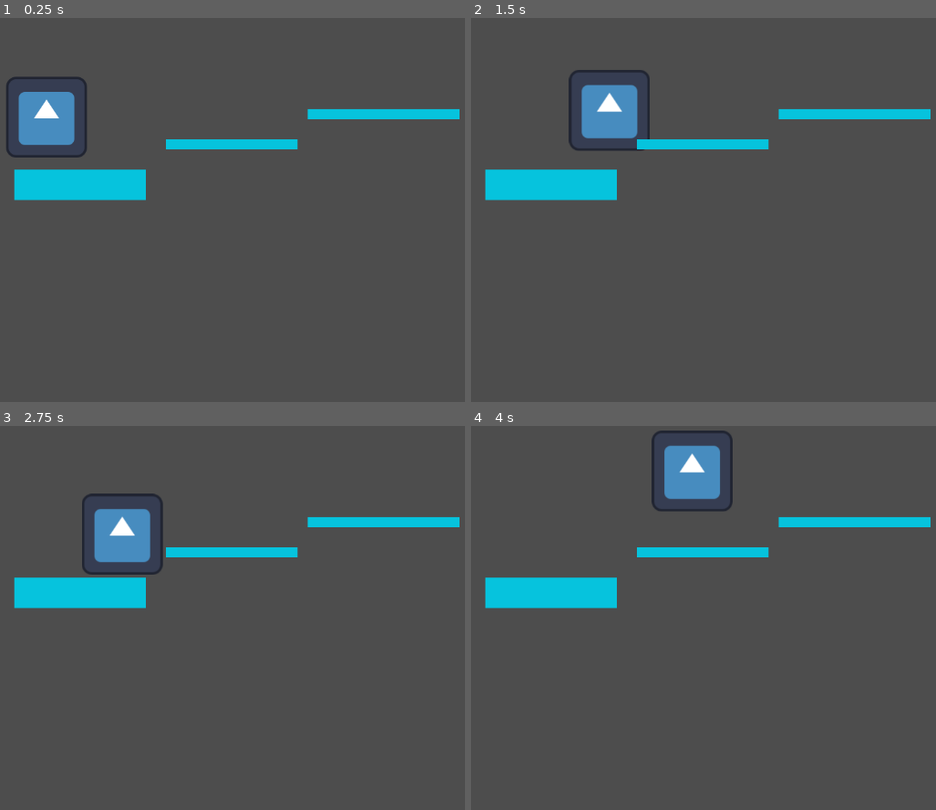
Above: before the commit, frames 1-4 (two rows, left to right).
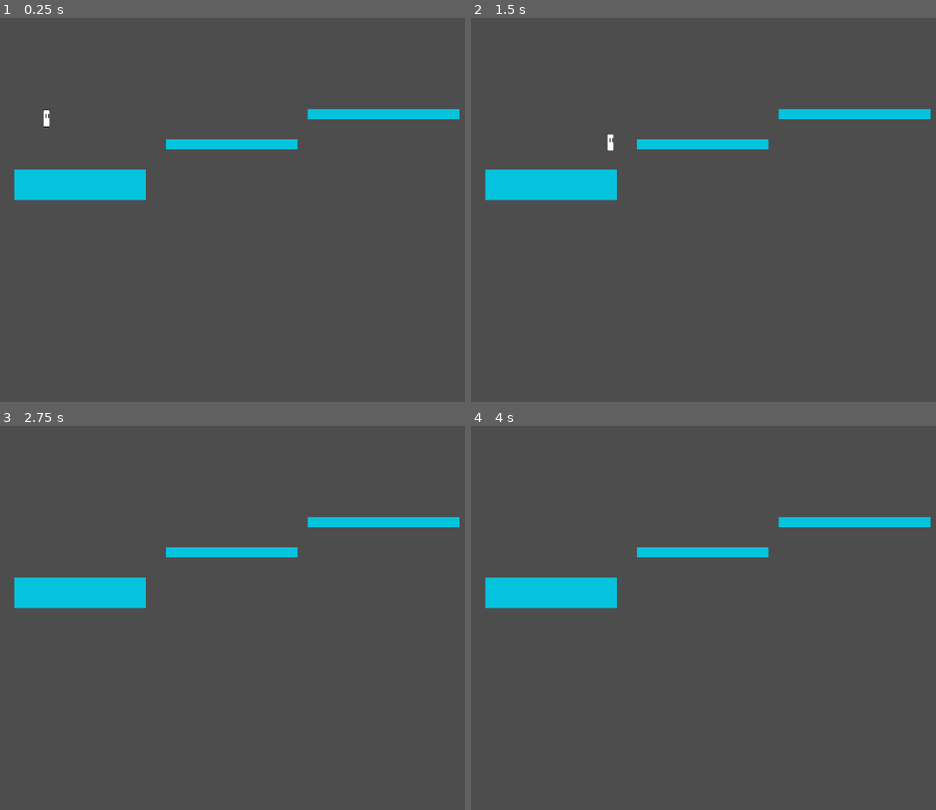
Above: after the commit, the same moments.

Repository: ImOwly/Cleanser
Game: Godot game, scene res://world.tscn
Same seed, same stepped clock (60 frames per second), same inputs: the game is played once before the commit and once after it. The engine's default icon, where the game draws it, is replaced by a stand-in: a white triangle on a blue panel in a dark square.
Inputs:
- Up to frame 1 (0.25 s): no input
- Up to frame 2 (1.5 s): hold D (move_right) from 0.53 s (still down); tap Space (jump) at 0.77 s
- Up to frame 3 (2.75 s): tap Space (jump) at 1.52 s; release D (move_right) at 2.03 s; hold A (move_left) from 2.03 s (still down)
- Up to frame 4 (4 s): release A (move_left) at 2.78 s; hold D (move_right) from 2.78 s (still down); tap Space (jump) at 3.02, 3.77 s

The runs differ from the first frame. In frame 1, 2.1% of the frame differs, in the area x 1-19%, y 15-37%; in frame 2, 2.2%; in frame 3, 2.2%; in frame 4, 2.2%, in the area x 38-57%, y 1-23%.

Commit message:
added player sprite

Diff:
--- a/Player/player.tscn
+++ b/Player/player.tscn
@@ -1,16 +1,32 @@
-[gd_scene load_steps=4 format=3 uid="uid://cfpwerc47e4vt"]
+[gd_scene load_steps=6 format=3 uid="uid://cfpwerc47e4vt"]
 
-[ext_resource type="Texture2D" uid="uid://bpdi7e4egpago" path="res://icon.svg" id="1_ag3sp"]
 [ext_resource type="Script" path="res://Player/player.gd" id="1_e5lsu"]
+[ext_resource type="Texture2D" uid="uid://7qisrnfxhelk" path="res://assets/sprites/player.png" id="2_rau4p"]
 
-[sub_resource type="CircleShape2D" id="CircleShape2D_hyawo"]
-radius = 63.1269
+[sub_resource type="AtlasTexture" id="AtlasTexture_ym83n"]
+atlas = ExtResource("2_rau4p")
+region = Rect2(0, 0, 16, 32)
+
+[sub_resource type="SpriteFrames" id="SpriteFrames_m7u3l"]
+animations = [{
+"frames": [{
+"duration": 1.0,
+"texture": SubResource("AtlasTexture_ym83n")
+}],
+"loop": true,
+"name": &"default",
+"speed": 5.0
+}]
+
+[sub_resource type="RectangleShape2D" id="RectangleShape2D_310nj"]
+size = Vector2(10, 28)
 
 [node name="CharacterBody2D" type="CharacterBody2D"]
 script = ExtResource("1_e5lsu")
 
-[node name="Sprite2D" type="Sprite2D" parent="."]
-texture = ExtResource("1_ag3sp")
+[node name="AnimatedSprite2D" type="AnimatedSprite2D" parent="."]
+sprite_frames = SubResource("SpriteFrames_m7u3l")
 
 [node name="CollisionShape2D" type="CollisionShape2D" parent="."]
-shape = SubResource("CircleShape2D_hyawo")
+position = Vector2(0, 2)
+shape = SubResource("RectangleShape2D_310nj")
--- a/project.godot
+++ b/project.godot
@@ -32,3 +32,7 @@
 "events": [Object(InputEventKey,"resource_local_to_scene":false,"resource_name":"","device":-1,"window_id":0,"alt_pressed":false,"shift_pressed":false,"ctrl_pressed":false,"meta_pressed":false,"pressed":false,"keycode":0,"physical_keycode":32,"key_label":0,"unicode":32,"echo":false,"script":null)
 ]
 }
+
+[rendering]
+
+textures/canvas_textures/default_texture_filter=0
Not shown, added: assets/sprites/player.png.import
